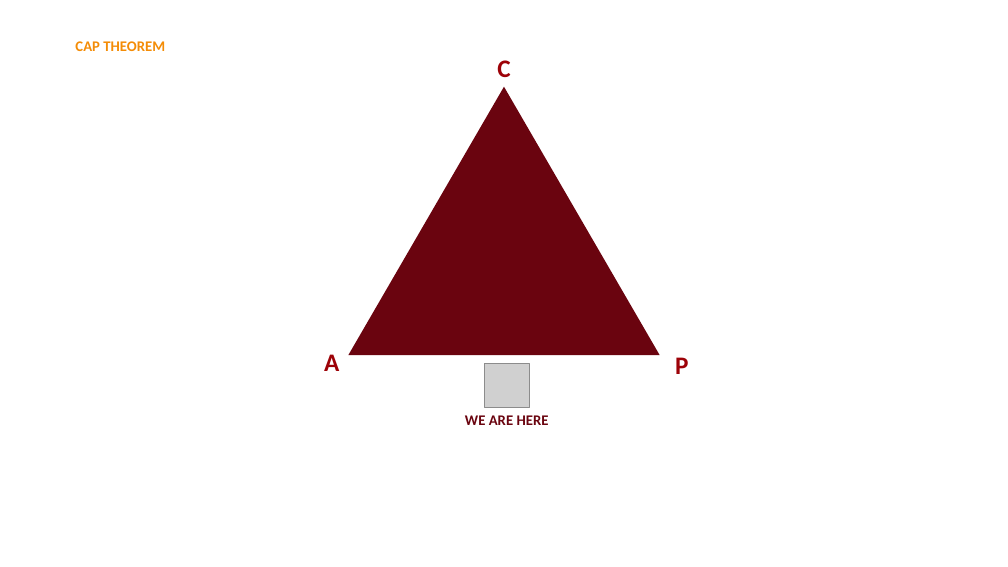
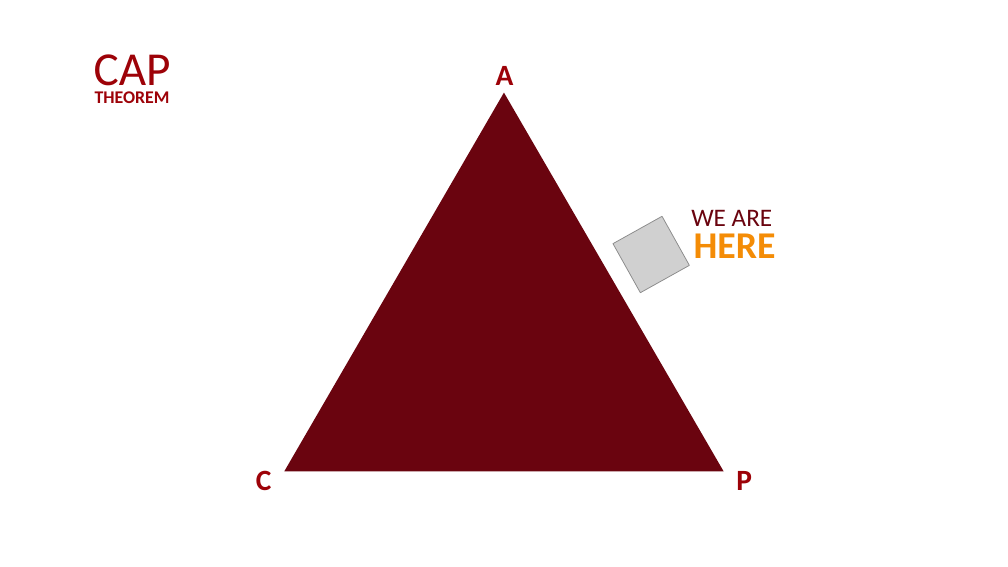
Before and after one commit to GiuseppeSoriano/WeFood, a slide deck: slide 6 of Slides/Final_Presentation/WeFood.pptx (slide 5 before the commit). Drawn at 1008x567 pixels with LibreOffice and Linux fonts; fonts in the diff are those of the drawing; grey boxes stand for pictures. Boxes give left, top, right and bottom in pixels: in the first picture for what was removed or moved away, otherwise in the second. Text is boxed around its words. In the diff, an @@ line names an element or a change of style, - is before the commit and + after.

```diff
--- a/Slides/Final_Presentation/WeFood.pptx
+++ b/Slides/Final_Presentation/WeFood.pptx
@@ text at (94,54,171,98): text changed; size 14 to 45 pt; text colour #F48C06 to #9D0208; bold off @@
-CAP THEOREM
+CAP
@@ text "A": place and size @@
-text "A" at (324,354,339,371)
+text "A" at (496,66,514,85)
@@ text added at (95,91,170,103), 17 pt, text #9D0208, bold @@
+THEOREM
@@ triangle: place and size @@
-triangle at (349,87,660,355)
+triangle at (284,93,724,472)
@@ text at (691,209,773,226): text changed; size 14 to 24 pt; bold off @@
-WE ARE HERE
+WE ARE
@@ picture at (613,217,689,293): rotation 180 to 60 degrees @@
@@ text added at (694,233,776,258), 36 pt, text #F48C06, bold @@
+HERE
@@ text "C": place and size @@
-text "C" at (497,60,510,77)
+text "C" at (256,470,272,491)
@@ size 24 to 28 pt in 3 elements at (256,470,272,491), (496,66,514,85), (736,471,752,490) @@
@@ text "P": place and size @@
-text "P" at (675,357,688,374)
+text "P" at (736,471,752,490)
```
Also in this commit, not shown: 4 other slides changed, 10 slides added, 7 slides removed, 48 other files.
